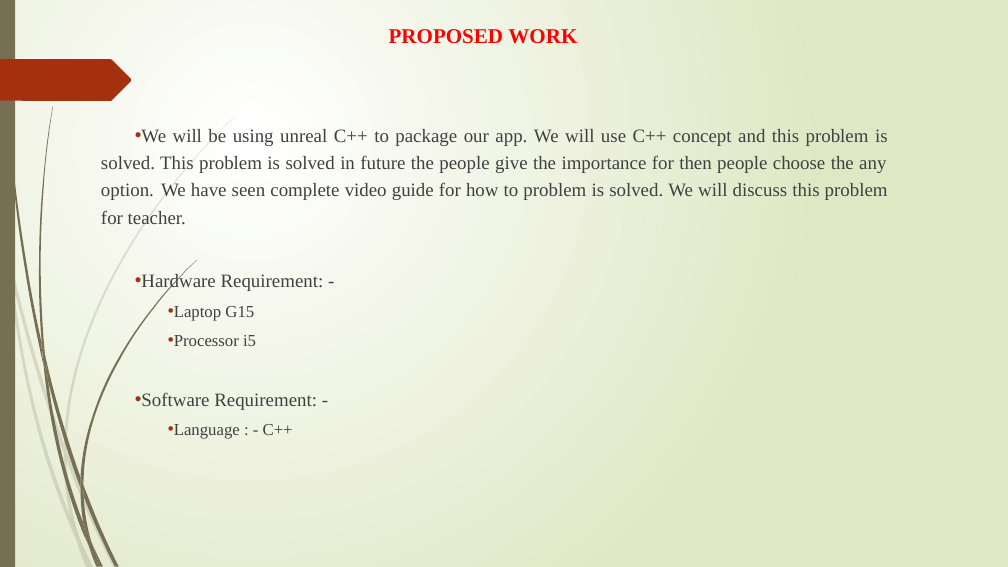
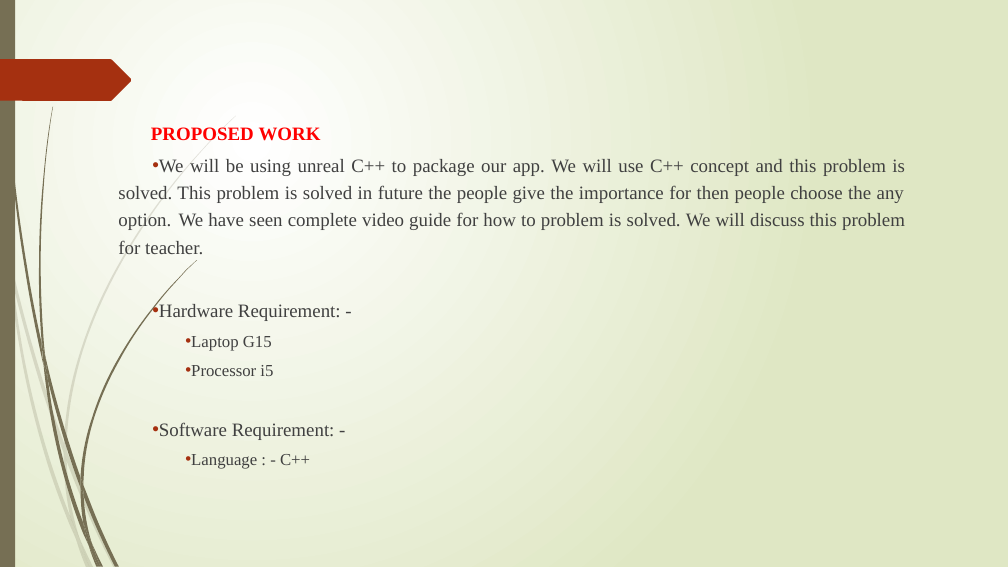
Before and after one commit to shantu03/trial, a slide deck: slide 7 of MINI Project PPT.pptx (slide 6 before the commit). Drawn at 1008x567 pixels with LibreOffice and Linux fonts; fonts in the diff are those of the drawing. Boxes give left, top, right and bottom in pixels: in the first picture for what was removed or moved away, otherwise in the second. Text is boxed around its words. In the diff, an @@ line names an element or a change of style, - is before the commit and + after.

```diff
--- a/MINI Project PPT.pptx
+++ b/MINI Project PPT.pptx
@@ text "PROPOSED WORK": place and size @@
-text "PROPOSED WORK" at [101,29,888,439]
+text "PROPOSED WORK" at [118,127,905,469]
@@ text at [151,127,321,141]: size 20 to 18 pt in "PROPOSED WORK"; alignment centre to left; indent changed; more space between paragraphs @@
```
Also in this commit, not shown: 1 other slide changed, 7 slides added, 2 slides removed, 3 other files.
